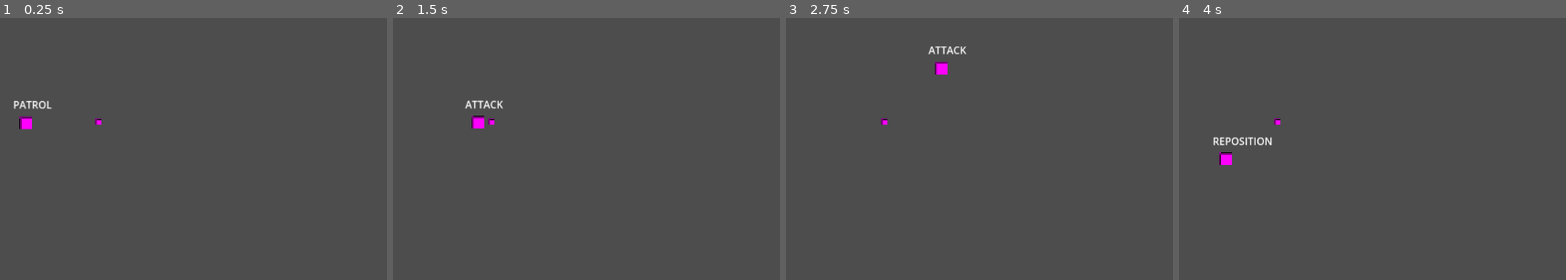
Above: before the commit, frames 1-4 (left to right).
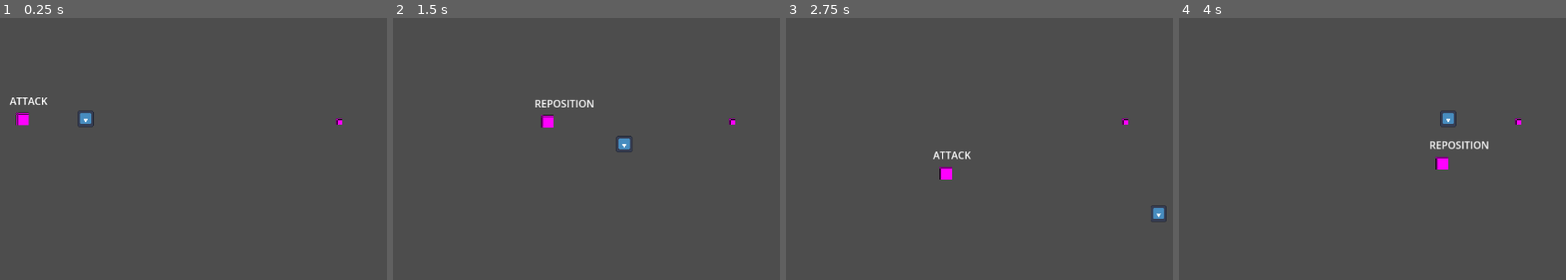
Above: after the commit, the same moments.

Repository: Pkb-Codes/zekome
Game: Godot game, scene res://dev_sandboxes/dev_Bhavishya.tscn
Two runs of this game, one before a commit and one after it. Both use one fixed random seed, a clock stepped at 60 frames per second and the inputs below. This scene is started directly instead of the project's main scene. The engine's default icon, where the game draws it, is replaced by a stand-in: a white triangle on a blue panel in a dark square.
Inputs:
- Up to frame 1 (0.25 s): no input
- Up to frame 2 (1.5 s): hold Right (ui_right) 0.53-1.28 s; tap Space (Dash) at 0.6, 1.35 s; hold Down (ui_down) from 1.28 s (still down)
- Up to frame 3 (2.75 s): release Down (ui_down) at 2.03 s; hold Right (ui_right) from 2.03 s (still down); tap Space (Dash) at 2.1 s
- Up to frame 4 (4 s): release Right (ui_right) at 2.78 s; hold Up (ui_up) 2.78-3.53 s; tap Space (Dash) at 2.85, 3.6 s; hold Left (ui_left) from 3.53 s (still down)

The runs differ from the first frame. In frame 1, 0.7% of the frame differs, in the area x 2-89%, y 30-43%; in frame 2, 1.1%; in frame 3, 0.9%; in frame 4, 1.2%, in the area x 8-89%, y 35-58%.

Commit message:
Configured player scene to work with wolf
Player Layer changed to 3
Player added to group named exactly "player"
minor code change in wolf.gd (just brough a function up for convinience)

Diff:
--- a/dev_sandboxes/dev_Bhavishya.tscn
+++ b/dev_sandboxes/dev_Bhavishya.tscn
@@ -1,6 +1,7 @@
 [gd_scene format=3 uid="uid://bgpdbh7x1l3eg"]
 
 [ext_resource type="PackedScene" uid="uid://dqe2g58xr7fek" path="res://scenes/Wolf.tscn" id="1_mlt7u"]
+[ext_resource type="PackedScene" uid="uid://begq6fhebah0v" path="res://scenes/player.tscn" id="2_ji6t0"]
 
 [sub_resource type="PlaceholderTexture2D" id="PlaceholderTexture2D_v25rj"]
 size = Vector2(10, 10)
@@ -11,14 +12,24 @@
 
 [node name="wolf" parent="." unique_id=191618256 instance=ExtResource("1_mlt7u")]
 
-[node name="Player" type="CharacterBody2D" parent="." unique_id=895898006 groups=["player"]]
-position = Vector2(119.575, 4)
+[node name="Player_Test" type="CharacterBody2D" parent="." unique_id=895898006 groups=["player"]]
+position = Vector2(500, 4)
 collision_layer = 4
 
-[node name="Sprite2D" type="Sprite2D" parent="Player" unique_id=1769820827]
+[node name="Sprite2D" type="Sprite2D" parent="Player_Test" unique_id=1769820827]
 texture = SubResource("PlaceholderTexture2D_v25rj")
 
-[node name="CollisionShape2D" type="CollisionShape2D" parent="Player" unique_id=1914719009]
+[node name="CollisionShape2D" type="CollisionShape2D" parent="Player_Test" unique_id=1914719009]
 shape = SubResource("CapsuleShape2D_jl53w")
 
 [node name="Camera2D" type="Camera2D" parent="." unique_id=101100912]
+visible = false
+
+[node name="player" parent="." unique_id=56953062 groups=["player"] instance=ExtResource("2_ji6t0")]
+position = Vector2(100, 0)
+collision_layer = 4
+
+[node name="Sprite2D" parent="player" index="2" unique_id=8501458]
+scale = Vector2(-0.2, -0.2)
+
+[editable path="player"]
--- a/scripts/wolf.gd
+++ b/scripts/wolf.gd
@@ -64,6 +64,17 @@
 
 	# Apply movement
 	move_and_slide()
+
+func _on_area_2d_body_entered(body: Node2D) -> void:
+	# Detect player entering area
+	if body.is_in_group("player"):
+		player = body
+		player_detected = true
+
+func _on_area_2d_body_exited(body: Node2D) -> void:
+	# Detect player leaving area
+	if body == player:
+		player_detected = false
 
 func idle_state():
 
@@ -184,14 +195,3 @@
 	)
 
 	patrol_target = start_position + offset
-
-func _on_area_2d_body_entered(body: Node2D) -> void:
-	# Detect player entering area
-	if body.is_in_group("player"):
-		player = body
-		player_detected = true
-
-func _on_area_2d_body_exited(body: Node2D) -> void:
-	# Detect player leaving area
-	if body == player:
-		player_detected = false
